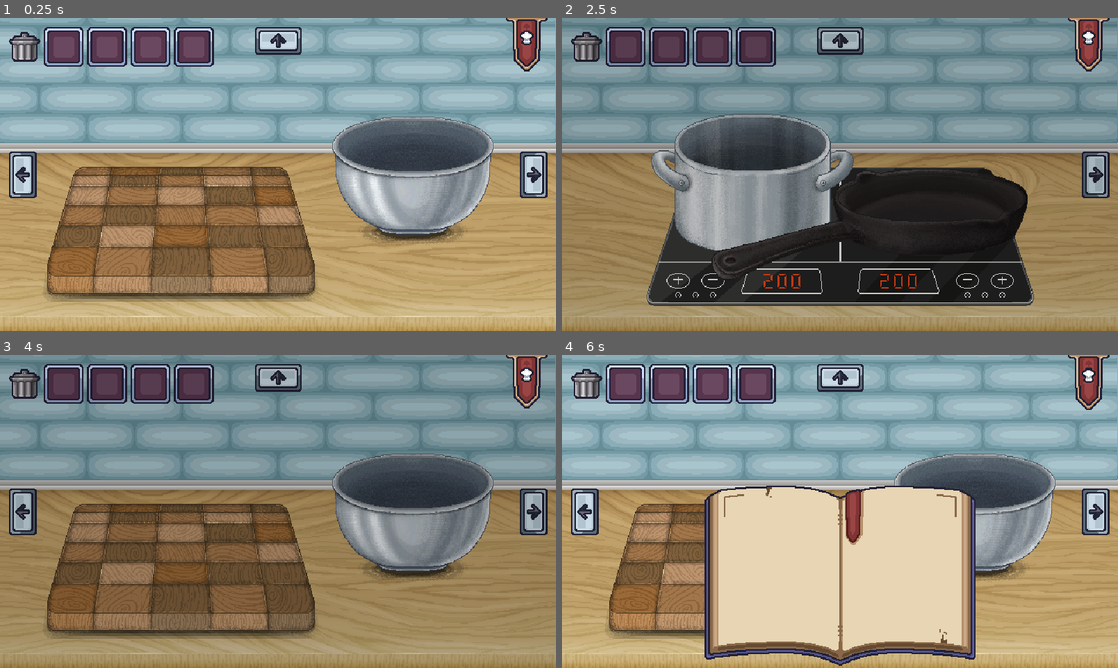
Above: before the commit, frames 1-4 (two rows, left to right).
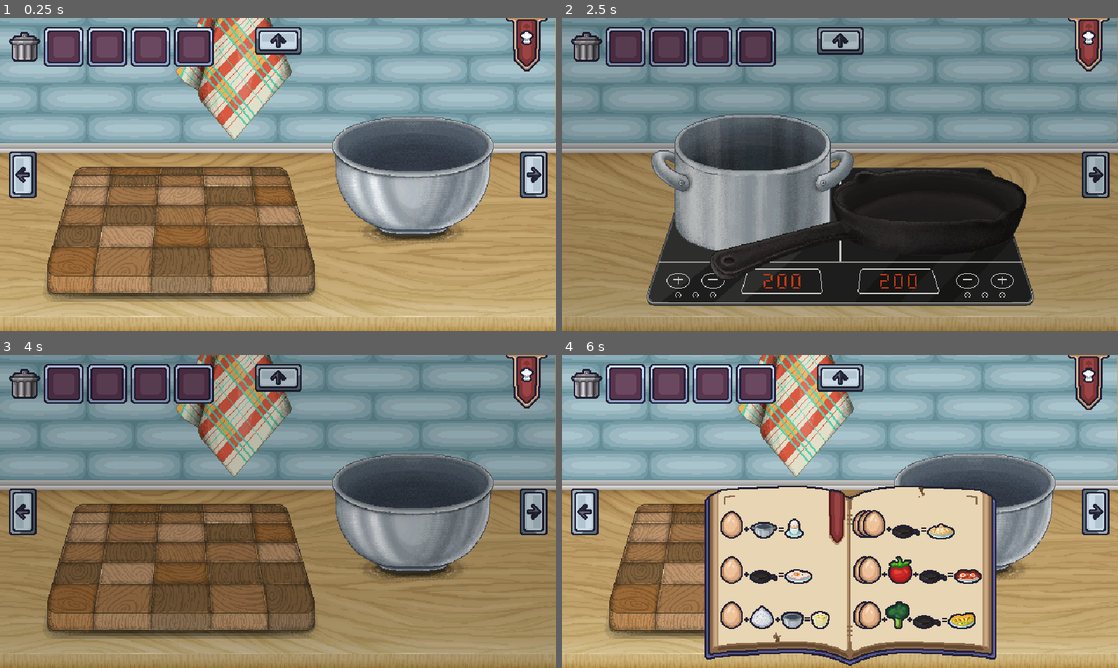
Above: after the commit, the same moments.

Repository: takanazwa5/BayoJajoJam
Game: Godot game, scene res://main.tscn
Two runs of this game, one before a commit and one after it. Both use one fixed random seed, a clock stepped at 60 frames per second and the inputs below.
Inputs (mouse positions are in pixels of both pictures, inside the frame that each line leads up to):
- Up to frame 1 (0.25 s): no input
- Up to frame 2 (2.5 s): click (739, 233) at 0.5 s; click (973, 180) at 1.25 s; click (595, 174) at 2 s
- Up to frame 3 (4 s): click (305, 561) at 2.77 s; click (533, 511) at 3.5 s
- Up to frame 4 (6 s): click (840, 376) at 4.25 s; click (840, 646) at 5 s; click (1090, 380) at 5.75 s

The runs differ from the first frame. In frame 1, 4.2% of the frame differs, in the area x 31-53%, y 0-39%; in frame 2, 0.3%; in frame 3, 4.2%; in frame 4, 14%, in the area x 28-79%, y 0-100%.
Error in both runs: Cannot call method 'get_meta' on a null value. (res://miska/bowl.gd:49)

Commit message:
pan

Diff:
--- a/cookbook/cookbook.tscn
+++ b/cookbook/cookbook.tscn
@@ -2,7 +2,46 @@
 
 [ext_resource type="Script" uid="uid://br6gbbkpcr7ab" path="res://cookbook/cookbook.gd" id="1_tgluu"]
 [ext_resource type="Texture2D" uid="uid://dov8u0muu325d" path="res://cookbook/assets/ksiazka-kucharska-button.png" id="2_1qgfj"]
-[ext_resource type="Texture2D" uid="uid://b1al7d3djm2bl" path="res://cookbook/assets/ksiega-menu.png" id="3_fet7r"]
+[ext_resource type="Texture2D" uid="uid://da6xqrml13bhy" path="res://cookbook/assets/receptury.png" id="3_fet7r"]
+
+[sub_resource type="Animation" id="Animation_aou47"]
+length = 0.001
+tracks/0/type = "value"
+tracks/0/imported = false
+tracks/0/enabled = true
+tracks/0/path = NodePath("Ksiega-menu:position")
+tracks/0/interp = 1
+tracks/0/loop_wrap = true
+tracks/0/keys = {
+"times": PackedFloat32Array(0),
+"transitions": PackedFloat32Array(1),
+"update": 0,
+"values": [Vector2(164, 360)]
+}
+tracks/1/type = "value"
+tracks/1/imported = false
+tracks/1/enabled = true
+tracks/1/path = NodePath("MarginContainer:size")
+tracks/1/interp = 1
+tracks/1/loop_wrap = true
+tracks/1/keys = {
+"times": PackedFloat32Array(0),
+"transitions": PackedFloat32Array(1),
+"update": 0,
+"values": [Vector2(58, 61)]
+}
+tracks/2/type = "value"
+tracks/2/imported = false
+tracks/2/enabled = true
+tracks/2/path = NodePath("Ksiega-menu:visible")
+tracks/2/interp = 1
+tracks/2/loop_wrap = true
+tracks/2/keys = {
+"times": PackedFloat32Array(0),
+"transitions": PackedFloat32Array(1),
+"update": 1,
+"values": [false]
+}
 
 [sub_resource type="Animation" id="Animation_fet7r"]
 resource_name = "fade_in"
@@ -43,45 +82,6 @@
 "transitions": PackedFloat32Array(1),
 "update": 1,
 "values": [true]
-}
-
-[sub_resource type="Animation" id="Animation_aou47"]
-length = 0.001
-tracks/0/type = "value"
-tracks/0/imported = false
-tracks/0/enabled = true
-tracks/0/path = NodePath("Ksiega-menu:position")
-tracks/0/interp = 1
-tracks/0/loop_wrap = true
-tracks/0/keys = {
-"times": PackedFloat32Array(0),
-"transitions": PackedFloat32Array(1),
-"update": 0,
-"values": [Vector2(164, 360)]
-}
-tracks/1/type = "value"
-tracks/1/imported = false
-tracks/1/enabled = true
-tracks/1/path = NodePath("MarginContainer:size")
-tracks/1/interp = 1
-tracks/1/loop_wrap = true
-tracks/1/keys = {
-"times": PackedFloat32Array(0),
-"transitions": PackedFloat32Array(1),
-"update": 0,
-"values": [Vector2(58, 61)]
-}
-tracks/2/type = "value"
-tracks/2/imported = false
-tracks/2/enabled = true
-tracks/2/path = NodePath("Ksiega-menu:visible")
-tracks/2/interp = 1
-tracks/2/loop_wrap = true
-tracks/2/keys = {
-"times": PackedFloat32Array(0),
-"transitions": PackedFloat32Array(1),
-"update": 1,
-"values": [false]
 }
 
 [sub_resource type="Animation" id="Animation_4gqgo"]
@@ -169,7 +169,7 @@
 anchor_bottom = 0.5
 offset_left = -156.0
 offset_top = 180.0
-offset_right = 156.0
+offset_right = 180.0
 offset_bottom = 387.0
 grow_horizontal = 2
 grow_vertical = 2
--- a/garnek/pot.tscn
+++ b/garnek/pot.tscn
@@ -2,8 +2,8 @@
 
 [ext_resource type="Texture2D" uid="uid://crtptr63l2pfs" path="res://garnek/assets/Garnek.png" id="1_665b5"]
 [ext_resource type="Script" uid="uid://b00o2ibs2yl2y" path="res://garnek/pot.gd" id="2_y8p1j"]
-[ext_resource type="Texture2D" uid="uid://bbw0iuoyw3r6l" path="res://garnek/assets/bar-empty.png" id="3_r2diu"]
-[ext_resource type="Texture2D" uid="uid://bkfp32q4pgdao" path="res://garnek/assets/bar-full.png" id="4_mtt5j"]
+[ext_resource type="Texture2D" uid="uid://bbw0iuoyw3r6l" path="res://shared/bar-empty.png" id="3_r2diu"]
+[ext_resource type="Texture2D" uid="uid://bkfp32q4pgdao" path="res://shared/bar-full.png" id="4_mtt5j"]
 
 [sub_resource type="LabelSettings" id="LabelSettings_r2diu"]
 shadow_size = 8
@@ -25,13 +25,12 @@
 anchor_right = 0.5
 anchor_bottom = 0.5
 offset_left = -64.0
-offset_top = 17.5
+offset_top = -107.5
 offset_right = 64.0
-offset_bottom = 57.5
+offset_bottom = -84.5
 grow_horizontal = 2
 grow_vertical = 2
 max_value = 10.0
-value = 5.0
 texture_under = ExtResource("3_r2diu")
 texture_progress = ExtResource("4_mtt5j")
 
--- a/items/item_data.gd
+++ b/items/item_data.gd
@@ -7,6 +7,8 @@
 	BROKUL,
 	MISC,
 	READY,
+	POMIDOR,
+	OMLET_RAW,
 }
 
 
@@ -15,3 +17,4 @@
 @export var icon: Texture2D
 @export var can_be_cut: bool = false
 @export var item_after_cutting: ItemData
+@export var can_be_cooked: bool = false
--- a/items/item_data/brokul_pokrojony.tres
+++ b/items/item_data/brokul_pokrojony.tres
@@ -10,4 +10,5 @@
 sprite = ExtResource("3_ensmn")
 icon = ExtResource("1_kqqy1")
 can_be_cut = false
+can_be_cooked = false
 metadata/_custom_type_script = "uid://crueomtp7trxi"
--- a/items/item_data/jajo.tres
+++ b/items/item_data/jajo.tres
@@ -10,4 +10,5 @@
 sprite = ExtResource("3_pqgbp")
 icon = ExtResource("1_44tkm")
 can_be_cut = false
+can_be_cooked = true
 metadata/_custom_type_script = "uid://crueomtp7trxi"
--- /dev/null
+++ b/items/item_data/omlet_raw.tres
@@ -0,0 +1,10 @@
+[gd_resource type="Resource" script_class="ItemData" load_steps=2 format=3 uid="uid://blpbj0j46ycn2"]
+
+[ext_resource type="Script" uid="uid://crueomtp7trxi" path="res://items/item_data.gd" id="1_xsx8v"]
+
+[resource]
+script = ExtResource("1_xsx8v")
+type = 6
+can_be_cut = false
+can_be_cooked = true
+metadata/_custom_type_script = "uid://crueomtp7trxi"
--- a/items/item_data/pomidor_pokrojony.tres
+++ b/items/item_data/pomidor_pokrojony.tres
@@ -6,7 +6,9 @@
 
 [resource]
 script = ExtResource("1_6kqg0")
+type = 5
 sprite = ExtResource("3_gyc7j")
 icon = ExtResource("1_2k14b")
 can_be_cut = false
+can_be_cooked = true
 metadata/_custom_type_script = "uid://crueomtp7trxi"
--- /dev/null
+++ b/patelnia/pan.gd
@@ -0,0 +1,256 @@
+class_name Pan extends TextureButton
+
+
+enum State {EMPTY, COOKING, BURNING, FUCKEDUP}
+
+
+const PATELNIA: Texture2D = preload("uid://c3kuv1bbegemf")
+const PATELNIA_JAJO_SADZONE: Texture2D = preload("uid://0r0fbr4ql3ve")
+const PATELNIA_JAJO_ZEPSUTE: Texture2D = preload("uid://d1u8quoi4prdv")
+const PATELNIA_JAJUWA: Texture2D = preload("uid://duox086bc666v")
+const PATELNIA_OMLET: Texture2D = preload("uid://c3lbrg2f5k50a")
+const PATELNIA_SHAKSHUKA: Texture2D = preload("uid://ds7db2cf1v15o")
+
+
+var state: State = State.EMPTY:
+
+	set(value):
+
+		if state == value: return
+		state = value
+		match state:
+
+			State.EMPTY:
+
+				output = null
+				progress_bar.value = 0.0
+				timer.stop()
+				texture_normal = PATELNIA
+				progress_bar.hide()
+				contents["eggs"] = 0
+				contents["tomato"] = 0
+				contents["omlet_raw"] = 0
+				stirred = false
+
+			State.COOKING:
+
+				progress_bar.value = 0.0
+				timer.start()
+				if contents["tomato"] == 1:
+
+					texture_normal = PATELNIA_SHAKSHUKA
+
+				elif contents["eggs"] == 3 and stirred:
+
+					texture_normal = PATELNIA_JAJUWA
+
+				elif contents["eggs"] == 1:
+
+					texture_normal = PATELNIA_JAJO_SADZONE
+
+				elif contents["omlet_raw"] == 1:
+
+					texture_normal = PATELNIA_OMLET
+
+				else:
+
+					texture_normal = PATELNIA_JAJO_ZEPSUTE
+
+				progress_bar.show()
+				label.text = "COOKING"
+
+			State.BURNING:
+
+				progress_bar.value = 0.0
+				if contents["eggs"] == 2 and contents["tomato"] == 1:
+
+					output = load("uid://dmobuqrx2l26q")
+
+				elif contents["eggs"] == 3 and stirred:
+
+					output = load("uid://bnov7tain11n7")
+
+				elif contents["eggs"] == 1:
+
+					output = load("uid://bjslote6cn7x7")
+
+				elif contents["omlet_raw"] == 1:
+
+					output = load("uid://d2aogmwvbrqhm")
+
+				else:
+
+					output = load("uid://dkq6xou4skodm")
+					if contents["eggs"] == 3 and not stirred:
+
+						texture_normal = PATELNIA_JAJO_ZEPSUTE
+
+				label.text = "BURNING"
+
+			State.FUCKEDUP:
+
+				timer.stop()
+				output = load("uid://dkq6xou4skodm")
+				texture_normal = PATELNIA_JAJO_ZEPSUTE
+				label.text = "BURNED"
+				progress_bar.value = progress_bar.max_value
+				contents["eggs"] = 0
+				contents["tomato"] = 0
+				contents["omlet_raw"] = 0
+
+var stirred: bool = false
+var output: ItemData
+var contents: Dictionary[String, int] = {
+	"eggs": 0,
+	"tomato": 0,
+	"omlet_raw": 0,
+}
+
+
+@onready var progress_bar: TextureProgressBar = %ProgressBar
+@onready var label: Label = %Label
+@onready var timer: Timer = %Timer
+
+
+func _ready() -> void:
+
+	progress_bar.value_changed.connect(_on_progress_bar_value_changed)
+	timer.timeout.connect(_on_timer_timeout)
+	mouse_entered.connect(_on_mouse_entered)
+	mouse_exited.connect(_on_mouse_exited)
+	pressed.connect(_on_pressed)
+
+
+func _can_drop_data(_at_position: Vector2, data: Variant) -> bool:
+
+	if data is ItemData and state in [State.EMPTY, State.COOKING]:
+
+		if data.can_be_cooked:
+
+			return true
+
+	return false
+
+
+func _drop_data(_at_position: Vector2, data: Variant) -> void:
+
+	if data.type == ItemData.Type.JAJO:
+
+		contents["eggs"] += 1
+
+		if contents["eggs"] == 3:
+
+			Input.set_custom_mouse_cursor(Bowl.LYZKA_ICON)
+
+		elif contents["eggs"] == 2 and contents["tomato"] == 1:
+
+			texture_normal = PATELNIA_SHAKSHUKA
+
+	elif data.type == ItemData.Type.POMIDOR:
+
+		contents["tomato"] += 1
+
+	elif data.type == ItemData.Type.OMLET_RAW:
+
+		contents["omlet_raw"] += 1
+
+	if contents["eggs"] > 3 \
+	or contents["tomato"] > 1 \
+	or contents["omlet_raw"] > 1 \
+	or (contents["omlet_raw"] > 0 and (contents["eggs"] > 0 or contents["tomato"] > 0)):
+
+		state = State.FUCKEDUP
+
+	else:
+
+		state = State.COOKING
+
+
+func _get_drag_data(_at_position: Vector2) -> Variant:
+
+	if not state in [State.BURNING, State.FUCKEDUP] or not output is ItemData: return
+	Input.mouse_mode = Input.MOUSE_MODE_HIDDEN
+	var preview_texture: TextureRect = TextureRect.new()
+	preview_texture.texture = output.icon
+	preview_texture.expand_mode = TextureRect.EXPAND_IGNORE_SIZE
+	preview_texture.size = output.icon.get_size()
+	preview_texture.position = preview_texture.size * -0.5
+	var preview: Control = Control.new()
+	preview.add_child(preview_texture)
+	preview.z_index = 99
+	set_drag_preview(preview)
+	texture_normal = PATELNIA
+	timer.stop()
+	return output
+
+
+func _notification(what: int) -> void:
+
+	if what == NOTIFICATION_DRAG_END:
+
+		if not is_drag_successful():
+
+			timer.start()
+
+			if state == State.BURNING:
+
+				if contents["eggs"] == 2 and contents["tomato"] == 1:
+
+					texture_normal = PATELNIA_SHAKSHUKA
+
+				elif contents["eggs"] == 3 and stirred:
+
+					texture_normal = PATELNIA_JAJUWA
+
+				elif contents["eggs"] == 1:
+
+					texture_normal = PATELNIA_JAJO_SADZONE
+
+				elif contents["omlet_raw"] == 1:
+
+					texture_normal = PATELNIA_OMLET
+
+			elif state == State.FUCKEDUP:
+
+				texture_normal = PATELNIA_JAJO_ZEPSUTE
+
+		elif output is ItemData:
+
+			state = State.EMPTY
+
+
+func _on_timer_timeout() -> void:
+
+	progress_bar.value += 1.0
+
+
+func _on_progress_bar_value_changed(value: float) -> void:
+
+	if is_equal_approx(value, progress_bar.max_value):
+
+		if state == State.COOKING:
+
+			state = State.BURNING
+
+		elif state == State.BURNING:
+
+			state = State.FUCKEDUP
+
+
+func _on_mouse_entered() -> void:
+
+	if state == State.COOKING and contents["eggs"] == 3 and not stirred:
+
+		Input.set_custom_mouse_cursor(Bowl.LYZKA_ICON)
+
+
+func _on_mouse_exited() -> void:
+
+	Input.set_custom_mouse_cursor(null)
+
+
+func _on_pressed() -> void:
+
+	stirred = true
+	Input.set_custom_mouse_cursor(null)
+	texture_normal = PATELNIA_JAJUWA
--- /dev/null
+++ b/patelnia/pan.tscn
@@ -0,0 +1,48 @@
+[gd_scene load_steps=6 format=3 uid="uid://ocnvw3x0qyuf"]
+
+[ext_resource type="Texture2D" uid="uid://c3kuv1bbegemf" path="res://patelnia/assets/Patelnia.png" id="1_x0v3p"]
+[ext_resource type="Script" uid="uid://bk2sq0xoigxk7" path="res://patelnia/pan.gd" id="2_gxiwr"]
+[ext_resource type="Texture2D" uid="uid://bbw0iuoyw3r6l" path="res://shared/bar-empty.png" id="3_cqar6"]
+[ext_resource type="Texture2D" uid="uid://bkfp32q4pgdao" path="res://shared/bar-full.png" id="4_dh1f8"]
+
+[sub_resource type="LabelSettings" id="LabelSettings_wclyo"]
+shadow_size = 8
+shadow_color = Color(0, 0, 0, 1)
+
+[node name="Patelnia" type="TextureButton"]
+offset_right = 364.0
+offset_bottom = 128.0
+texture_normal = ExtResource("1_x0v3p")
+stretch_mode = 3
+script = ExtResource("2_gxiwr")
+
+[node name="ProgressBar" type="TextureProgressBar" parent="."]
+unique_name_in_owner = true
+visible = false
+layout_mode = 1
+anchors_preset = 8
+anchor_left = 0.5
+anchor_top = 0.5
+anchor_right = 0.5
+anchor_bottom = 0.5
+offset_left = 2.0
+offset_top = -91.0
+offset_right = 130.0
+offset_bottom = -68.0
+grow_horizontal = 2
+grow_vertical = 2
+max_value = 10.0
+texture_under = ExtResource("3_cqar6")
+texture_progress = ExtResource("4_dh1f8")
+
+[node name="Label" type="Label" parent="ProgressBar"]
+unique_name_in_owner = true
+layout_mode = 0
+offset_left = 26.0
+offset_top = -23.0
+offset_right = 101.0
+text = "COOKING"
+label_settings = SubResource("LabelSettings_wclyo")
+
+[node name="Timer" type="Timer" parent="."]
+unique_name_in_owner = true
--- a/project.godot
+++ b/project.godot
@@ -38,6 +38,7 @@
 "res://inventory/": "yellow",
 "res://items/": "green",
 "res://miska/": "teal",
+"res://patelnia/": "red",
 "res://shared/": "yellow",
 "res://view_switcher/": "pink",
 "res://views/": "purple"
--- a/views/stove/stove.tscn
+++ b/views/stove/stove.tscn
@@ -2,7 +2,7 @@
 
 [ext_resource type="Texture2D" uid="uid://y81jsjhbbkkd" path="res://views/stove/assets/BG_Kuchenka.png" id="1_ocp5c"]
 [ext_resource type="PackedScene" uid="uid://cw8ofy0df5kai" path="res://garnek/pot.tscn" id="2_d5gi2"]
-[ext_resource type="Texture2D" uid="uid://c3kuv1bbegemf" path="res://views/stove/assets/Patelnia.png" id="3_n6r45"]
+[ext_resource type="PackedScene" uid="uid://ocnvw3x0qyuf" path="res://patelnia/pan.tscn" id="3_d5gi2"]
 
 [node name="Stove" type="Control"]
 layout_mode = 3
@@ -28,19 +28,9 @@
 offset_right = 336.0
 offset_bottom = 271.0
 
-[node name="Patelnia" type="TextureRect" parent="."]
-layout_mode = 1
-anchors_preset = 8
-anchor_left = 0.5
-anchor_top = 0.5
-anchor_right = 0.5
-anchor_bottom = 0.5
-offset_left = -148.0
-offset_top = -7.0
-offset_right = 216.0
-offset_bottom = 121.0
-grow_horizontal = 2
-grow_vertical = 2
-texture = ExtResource("3_n6r45")
-expand_mode = 1
-stretch_mode = 3
+[node name="Patelnia" parent="." instance=ExtResource("3_d5gi2")]
+layout_mode = 0
+offset_left = 170.0
+offset_top = 173.0
+offset_right = 534.0
+offset_bottom = 301.0
--- a/views/workstation/workstation.tscn
+++ b/views/workstation/workstation.tscn
@@ -1,8 +1,9 @@
-[gd_scene load_steps=4 format=3 uid="uid://r4ucx3ggx272"]
+[gd_scene load_steps=5 format=3 uid="uid://r4ucx3ggx272"]
 
 [ext_resource type="PackedScene" uid="uid://ckt18pc2pxtlo" path="res://deska/cutting_board.tscn" id="1_0jq2i"]
 [ext_resource type="Texture2D" uid="uid://bpt8i2d2334sq" path="res://views/workstation/assets/BG_Base.png" id="1_ng4il"]
 [ext_resource type="PackedScene" uid="uid://igstmgi4psu" path="res://miska/bowl.tscn" id="2_4tu5v"]
+[ext_resource type="Texture2D" uid="uid://533ttnmii265" path="res://views/workstation/assets/Szmata.png" id="4_mmxhj"]
 
 [node name="Workstation" type="Control"]
 layout_mode = 3
@@ -20,6 +21,18 @@
 grow_horizontal = 2
 grow_vertical = 2
 texture = ExtResource("1_ng4il")
+
+[node name="Szmata" type="TextureRect" parent="BG"]
+layout_mode = 1
+anchors_preset = 5
+anchor_left = 0.5
+anchor_right = 0.5
+offset_left = -118.0
+offset_top = -37.0
+offset_right = 16.0
+offset_bottom = 140.0
+grow_horizontal = 2
+texture = ExtResource("4_mmxhj")
 
 [node name="CuttingBoard" parent="." instance=ExtResource("1_0jq2i")]
 layout_mode = 1
Binary file added: cookbook/assets/receptury.png
Not shown, added: cookbook/assets/receptury.png.import
Renamed: views/stove/assets/Patelnia.png -> patelnia/assets/Patelnia.png
Not shown, changed: patelnia/assets/Patelnia.png.import
Binary file added: patelnia/assets/Patelnia_JajoSadzone.png
Not shown, added: patelnia/assets/Patelnia_JajoSadzone.png.import
Binary file added: patelnia/assets/Patelnia_JajoZepsute.png
Not shown, added: patelnia/assets/Patelnia_JajoZepsute.png.import
Binary file added: patelnia/assets/Patelnia_Jajuwa.png
Not shown, added: patelnia/assets/Patelnia_Jajuwa.png.import
Binary file added: patelnia/assets/Patelnia_Omlet.png
Not shown, changed: patelnia/assets/Patelnia_Omlet.png.import
(and 11 more such lines)
